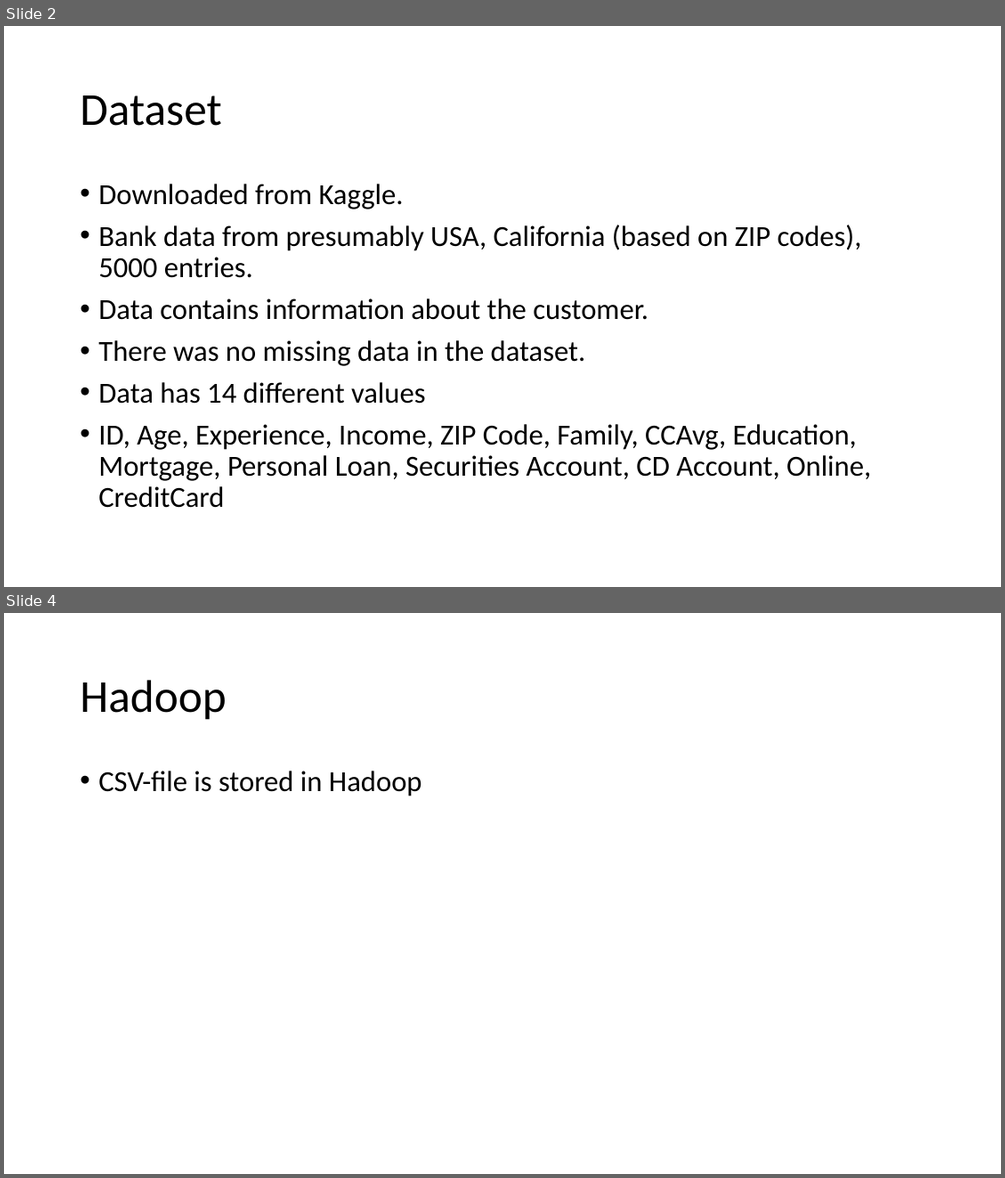
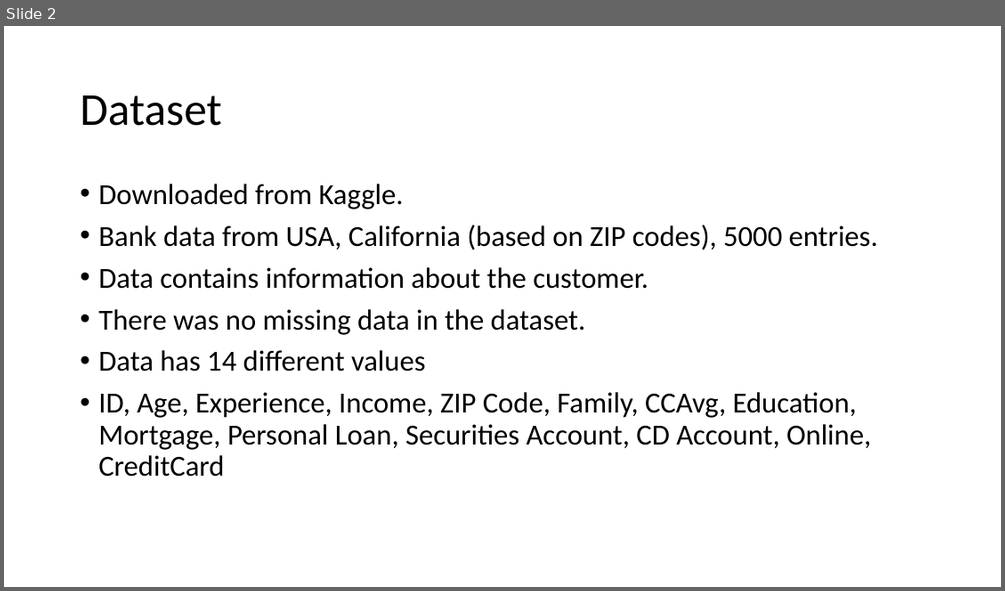
Before and after one commit to arttusa/dsdba_project, a slide deck: DSDBA Project.pptx. Shown one above the other, each under a label of ours: slides 2 and 4 before the commit, slide 2 after it; the slides between them are not shown. The pictures are 1005x1178 and 1005x591 pixels, drawn with LibreOffice and Linux fonts; fonts in the diff are those of the drawing. Boxes give left, top, right and bottom in pixels: in the first picture for what was removed or moved away, otherwise in the second. Text is boxed around its words. In the diff, an @@ line names an element or a change of style, - is before the commit and + after.

```diff
--- a/DSDBA Project.pptx
+++ b/DSDBA Project.pptx
@@ slide 4 removed at (x1=4, y1=613, x2=1001, y2=1174), background #FFFFFF @@
@@ title removed at (x1=80, y1=680, x2=226, y2=720) @@
-Hadoop
@@ text removed at (x1=98, y1=771, x2=422, y2=796) @@
-• CSV-file is stored in Hadoop
@@ slide 2 changed as well @@
@@ text at (x1=98, y1=224, x2=878, y2=250): text changed @@
-• Bank data from presumably USA, California (based on ZIP codes), 5000 entries.
+• Bank data from USA, California (based on ZIP codes), 5000 entries.
```
Also in this commit, not shown: 5 other slides changed, 3 slides added, 1 other slide removed.
